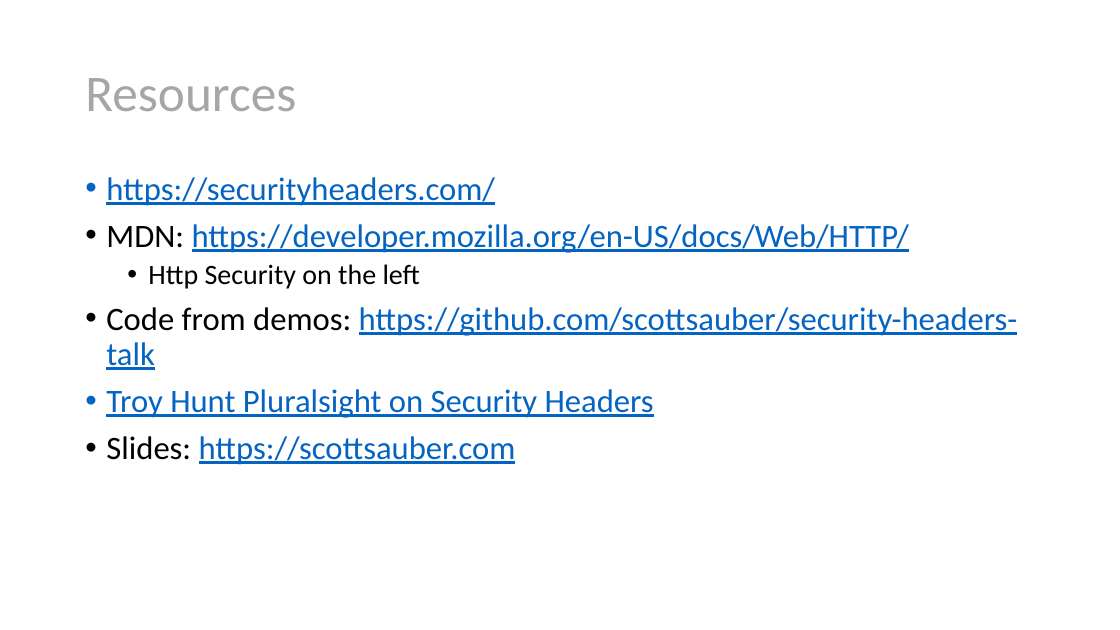
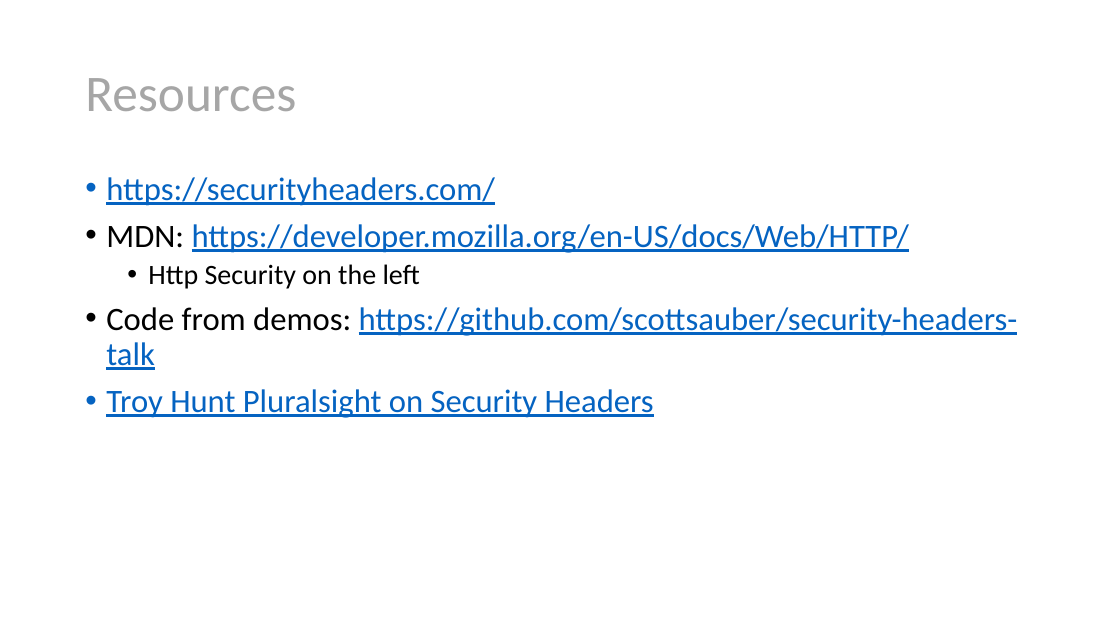
Before and after one commit to scottsauber/security-headers-talk, a slide deck: slide 62 of Security Headers Explained.pptx (slide 67 before the commit). Drawn at 1120x630 pixels with LibreOffice and Linux fonts; fonts in the diff are those of the drawing. Boxes give left, top, right and bottom in pixels: in the first picture for what was removed or moved away, otherwise in the second. Text is boxed around its words. In the diff, an @@ line names an element or a change of style, - is before the commit and + after.

```diff
--- a/Security Headers Explained.pptx
+++ b/Security Headers Explained.pptx
@@ text at (x1=106, y1=436, x2=516, y2=465): paragraph removed @@
-• Slides: https://scottsauber.com
```
Also in this commit, not shown: 9 other slides changed, 5 slides removed, 2 other files.
